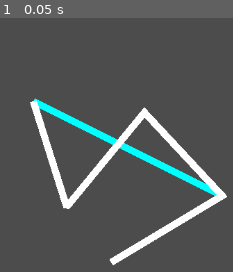
Above: before the commit, frame 1.
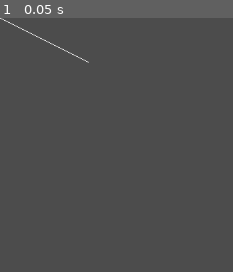
Above: after the commit, the same moment.

Repository: kit-solent/refrigerate
Game: Godot game, scene res://testing/misc.tscn
The game is run twice, just before and just after one commit, with the same random seed, the same clock (stepped at 60 frames per second) and the same inputs. This scene is started directly instead of the project's main scene.
Inputs:
- Up to frame 1 (0.05 s): no input

The runs differ from the first frame. In frame 1, 8.6% of the frame differs, in the area x 0-98%, y 0-98%.

Commit message:
SaveBot commit at 2026-02-01 15:13:29

Diff:
--- a/core/tools.gd
+++ b/core/tools.gd
@@ -206,34 +206,64 @@
 
 func make_line_unique(line:PackedVector2Array):
 	"""
-	Remove double up points from the array so that there is only 1 of each.
-	"""
-	var new = PackedVector2Array([])
-	for point in line:
-		if point in new:
+	Remove any adjacent double up points from the array so that each point is distinct
+	from its neibours.
+	"""
+	# Can't remove double up points if there is 1 or no points.
+	if len(line) < 2:
+		return line
+
+	# start with just the first point
+	var new = PackedVector2Array([line[0]])
+	var prev_point = line[0]
+
+	# loop from the 2nd to the last point adding as we go
+	for index in range(1, len(line)):
+		if line[index] == prev_point:
 			continue
 		else:
-			new.append(point)
+			new.append(line[index])
+			prev_point = line[index]
 
 	return new
 
-func are_colinear(points:PackedVector2Array, epsilon = 0.000001) -> bool:
-	"""
-	Returns `true` if the given points are colinear. This works for vertical lines btw.
-	epsilon is the difference in gradients allowed between the points (probs keep >0 for error margin)
-	"""
-	points = make_line_unique(points)
-
-	# lines with 0, 1, or 2 points are always colinear
+func are_colinear(points:PackedVector2Array, ordered:bool = false, epsilon = 0.0000001) -> bool:
+	"""
+	Returns `true` if the given points are colinear, i.e. if they all lie on the same 1D
+	line. `epsilon` is a slight error margin used in the cross product test.
+	If `ordered` is false (default) then the method simply checks that all points occupy the
+	same 1D line regardless of their order along that line. If true then the method returns
+	false for points where traveling from the first to the last point would require a change
+	of direction (even by 180°). This method begins by removing double up points (because
+	direction is only deffined between distinct points).
+	"""
+	# make sure we don't edit the original array.
+	points = make_line_unique(points.duplicate())
+
+	# you need at least 3 points for them not to be trivially colinear.
 	if len(points) < 3:
 		return true
 
-	var grad = (points[1].y - points[0].y)/(points[1].x - points[0].x)
-	for i in range(1,len(points)-1): # start from 1 to skip the trivial first segment (which is just grad)
-		var new_grad = (points[i+1].y - points[i].y)/(points[i+1].x - points[i].x)
-
-		# for the points to be colinear either the gradients can be the same or both can be positive or negative infinity.
-		if not (abs(new_grad- grad) < epsilon or (abs(new_grad)==INF and abs(grad)==INF)):
+	# get the direction between the first and second points.
+	var direction = points[1] - points[0]
+	points.remove_at(0)
+
+	for index in range(len(points)-1): # loop from the (new) first point to the 2nd to last point.
+		# check that the angle between the pre-calculated direction and the new direction is sufficiently small.
+		var new_direction = points[index + 1] - points[index]
+		var angle = direction.angle_to(new_direction)
+
+		# cross product test
+		var condition = abs(angle) < epsilon # strict test.
+
+		# include the non-strict case
+		if not ordered:
+			condition = condition or (abs(angle) - PI < epsilon)
+
+		if condition:
+			continue # if the point passes the test then keep iterating.
+		else:
+			# if the vectors point in different directions then the array is not colinear
 			return false
 
 	return true
@@ -241,7 +271,9 @@
 func decolinearise_line(line:PackedVector2Array) -> PackedVector2Array:
 	"""
 	Removes any points that are colinear with their neibours from the line as they are redundant
-	and have no effect on the shape of the line.
+	and have no effect on the shape of the line. This method assumes that the last point of the
+	line is connected to the first point and will remove end points if they are colinear with
+	their wrapped neibours.
 	"""
 	if len(line) < 3:
 		return line
@@ -251,16 +283,18 @@
 
 	# add all the other points if they are not colinear with their neibours.
 	for i in range(1, len(line) - 1): # loop from the 2nd point to the 2nd to last point
-		if not are_colinear(PackedVector2Array([line[i-1], line[i], line[i+1]])):
+		# perform an ordered colinearity check. i.e. line[i] must be in
+		# the middle of the other two for it to be redundant.
+		if not are_colinear(PackedVector2Array([line[i-1], line[i], line[i+1]]), true):
 			new.append(line[i])
 
 	# add the final point
 	new.append(line[-1])
 
 	# check the first and last points
-	if are_colinear(PackedVector2Array([new[-1], new[0], new[1]])):
+	if are_colinear(PackedVector2Array([new[-1], new[0], new[1]]), true):
 		new.remove_at(0)
-	if are_colinear(PackedVector2Array([new[-2], new[-1], new[0]])):
+	if are_colinear(PackedVector2Array([new[-2], new[-1], new[0]]), true):
 		# remove_at doesn't support negative indices.
 		new.remove_at(new.size() - 1)
 
@@ -758,6 +792,8 @@
 	if point==segment[0] or point==segment[1]:
 		return false
 
+	print("yeet")
+	print(are_colinear(PackedVector2Array([segment[0], segment[1], point])))
 	if not are_colinear(PackedVector2Array([segment[0], segment[1], point])):
 		return false
 
@@ -773,6 +809,21 @@
 
 	# if the point is colinear with the segment and is within its bounding box then it must be on it.
 	return true
+
+func segment_has_point2(segment:PackedVector2Array, point:Vector2):
+	"""
+	Returns true if `point` lies on the line segment `segment`. Note that `segment`
+	must have exactly 2 points. If `point` is one of the end points then return false.
+	"""
+	if len(segment) != 2:
+		printerr("segment_has_point requires the given segment to have only 2 points.")
+		return FAILED
+
+	if point==segment[0] or point==segment[1]:
+		return false
+
+	return are_colinear(PackedVector2Array([segment[0], point, segment[1]]), true)
+
 
 func get_segment_overlap(segment1:PackedVector2Array, segment2:PackedVector2Array) -> PackedVector2Array:
 	"""
@@ -935,12 +986,14 @@
 	var new_lines:Array[PackedVector2Array] = []
 	while len(lines): # while we have at least one line left
 		var line = lines.pop_back() # faster than pop_front because indices don't have to be updated
-		print("doing line: "+str(line))
+
+		print("-- New Iteration --")
+		print(line)
+		print(new_lines)
+
 		# remove 0 length segments by not adding them to the new_lines array
 		if line[0] == line[1]:
 			continue
-
-		print("Line pt 1: "+str(line))
 
 		# used to carry the continue statment through two nested loops
 		var cont:bool = false
@@ -957,6 +1010,7 @@
 			# if we get two resultant segments then keep working
 			# with one of them and just do the other one next.
 			if len(clip) == 2:
+				print("adding one item to lines")
 				lines.append(clip[1])
 
 			line = clip[0]
@@ -964,32 +1018,41 @@
 			continue
 		cont = false
 
-		print("Line pt 2: "+str(line))
-
 		# join segments with shared endpoints
+		print("Newwww")
+		print(new_lines)
 		for new_line in new_lines:
 			if new_line[0] == line[0]:
 				new_line.insert(0, line[1])
+				print("skibibi: 0,0")
+				print(new_lines)
 				cont = true
 				break
-			elif new_line[0] == line[1]:
+			elif new_line[0] == line[-1]:
 				new_line.insert(0, line[0])
+				print("skibibi: 0,1")
+				print(new_lines)
 				cont = true
 				break
-			elif new_line[1] == line[0]:
+			elif new_line[-1] == line[0]:
 				new_line.append(line[1])
+				print("skibibi: 1,0")
+				print(new_lines)
 				cont = true
 				break
-			elif new_line[1] == line[1]:
+			elif new_line[-1] == line[-1]:
+				print(new_line[1])
+				print(line[1])
 				new_line.append(line[0])
+				print("skibibi: 1,1")
+				print(new_lines)
 				cont = true
 				break
 		if cont:
 			continue
 
-		print("Line pt 3: "+str(line))
 		new_lines.append(line)
-	print("returning new lines: "+str(new_lines))
+
 	return new_lines
 
 #func find_connected_edges(polygons:Array[PackedVector2Array]) -> Array[Array]:
--- a/levels/level1.tscn
+++ b/levels/level1.tscn
@@ -1,40 +1,40 @@
-[gd_scene load_steps=5 format=3 uid="uid://s8hhu4jxydb"]
+[gd_scene format=3 uid="uid://s8hhu4jxydb"]
 
 [ext_resource type="PackedScene" uid="uid://c6awmk0g3vary" path="res://core/map.tscn" id="1_japuw"]
 [ext_resource type="Script" uid="uid://b37kt74l127tb" path="res://levels/level_1.gd" id="2_qxjqb"]
 [ext_resource type="PackedScene" uid="uid://dkrdhmdbjussb" path="res://features/water/water.tscn" id="3_w0b2p"]
 [ext_resource type="PackedScene" uid="uid://ctwsyo8iq6tg8" path="res://features/portals/portal.tscn" id="4_ua5ty"]
 
-[node name="level1" instance=ExtResource("1_japuw")]
-tile_map_data = PackedByteArray(0, 0, 237, 10, 228, 251, 0, 0, 1, 0, 2, 0, 0, 0, 0, 0, 0, 0, 1, 0, 0, 0, 0, 0, 0, 0, 1, 0, 0, 0, 1, 0, 0, 0, 0, 0, 0, 0)
+[node name="level1" unique_id=464038650 instance=ExtResource("1_japuw")]
+tile_map_data = PackedByteArray(0, 0, 0, 0, 0, 0, 1, 0, 0, 0, 0, 0, 0, 0, 1, 0, 0, 0, 1, 0, 0, 0, 0, 0, 0, 0, 237, 10, 228, 251, 0, 0, 1, 0, 2, 0, 0, 0)
 script = ExtResource("2_qxjqb")
 
-[node name="water" parent="." index="0" instance=ExtResource("3_w0b2p")]
+[node name="water" parent="." index="0" unique_id=1102997464 instance=ExtResource("3_w0b2p")]
 position = Vector2(1088, -1472)
 
-[node name="portal" parent="." index="1" node_paths=PackedStringArray("pair") instance=ExtResource("4_ua5ty")]
+[node name="portal" parent="." index="1" unique_id=1420139700 node_paths=PackedStringArray("pair") instance=ExtResource("4_ua5ty")]
 position = Vector2(246, -625)
 pair = NodePath("../portal2")
 
-[node name="line" type="Line2D" parent="portal" index="5"]
+[node name="line" type="Line2D" parent="portal" index="5" unique_id=1931861795]
 visible = false
 points = PackedVector2Array(12, -117, 58, 10, -48, 81)
 default_color = Color(1, 0, 1, 1)
 
-[node name="portal2" parent="." index="2" node_paths=PackedStringArray("pair") instance=ExtResource("4_ua5ty")]
+[node name="portal2" parent="." index="2" unique_id=694897535 node_paths=PackedStringArray("pair") instance=ExtResource("4_ua5ty")]
 position = Vector2(1546, -356)
 pair = NodePath("../portal")
 
-[node name="line" type="Line2D" parent="portal2" index="5"]
+[node name="line" type="Line2D" parent="portal2" index="5" unique_id=1354269456]
 visible = false
 points = PackedVector2Array(215, -190, 58, 10, -48, 81)
 default_color = Color(1, 0, 1, 1)
 
-[node name="portal3" parent="." index="3" node_paths=PackedStringArray("pair") instance=ExtResource("4_ua5ty")]
+[node name="portal3" parent="." index="3" unique_id=600985648 node_paths=PackedStringArray("pair") instance=ExtResource("4_ua5ty")]
 position = Vector2(2670, 1086)
 pair = NodePath("../portal")
 
-[node name="line" type="Line2D" parent="portal3" index="5"]
+[node name="line" type="Line2D" parent="portal3" index="5" unique_id=1580829289]
 visible = false
 points = PackedVector2Array(12, -117, 58, 10, -48, 81)
 default_color = Color(1, 0, 1, 1)
--- a/testing/misc.gd
+++ b/testing/misc.gd
@@ -1,6 +1,12 @@
 extends Node2D
 
 func _ready():
+	var segment = $line_2d.points
+	var point = $marker_2d.position
+	print(Core.tools.segment_has_point(segment, point))
+	print(Core.tools.segment_has_point2(segment, point))
+
+	return
 	var lines:Array[PackedVector2Array] = []
 	for child in $node_2d.get_children():
 		lines.append(child.points)
--- a/testing/misc.tscn
+++ b/testing/misc.tscn
@@ -6,13 +6,25 @@
 script = ExtResource("1_yh37i")
 
 [node name="node_2d" type="Node2D" parent="." unique_id=1477226514]
+visible = false
 
 [node name="line_2d" type="Line2D" parent="node_2d" unique_id=1833563389]
 points = PackedVector2Array(48, 120, 320, 256)
 default_color = Color(0, 1, 1, 1)
 
 [node name="line_2d2" type="Line2D" parent="node_2d" unique_id=108063606]
-points = PackedVector2Array(160, 352, 320, 256, 208, 136, 96, 272)
+points = PackedVector2Array(160, 352, 320, 256, 192, 128, 96, 272)
 default_color = Color(0, 1, 1, 1)
 
+[node name="line_2d3" type="Line2D" parent="node_2d" unique_id=552123238]
+points = PackedVector2Array(256, 192, 224, 160, 16, 104, 96, 144)
+
 [node name="trala" type="Node2D" parent="." unique_id=974464486]
+visible = false
+
+[node name="marker_2d" type="Marker2D" parent="." unique_id=1665195460]
+position = Vector2(104, 48)
+
+[node name="line_2d" type="Line2D" parent="." unique_id=1836448557]
+points = PackedVector2Array(0, 0, 128, 64)
+width = 1.0
